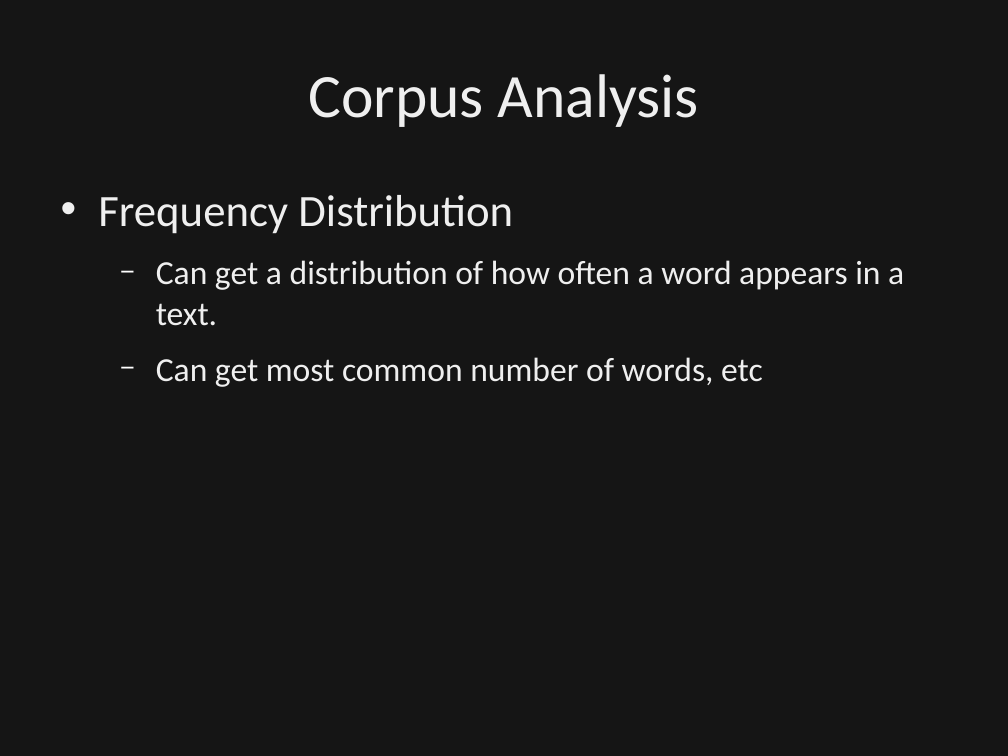
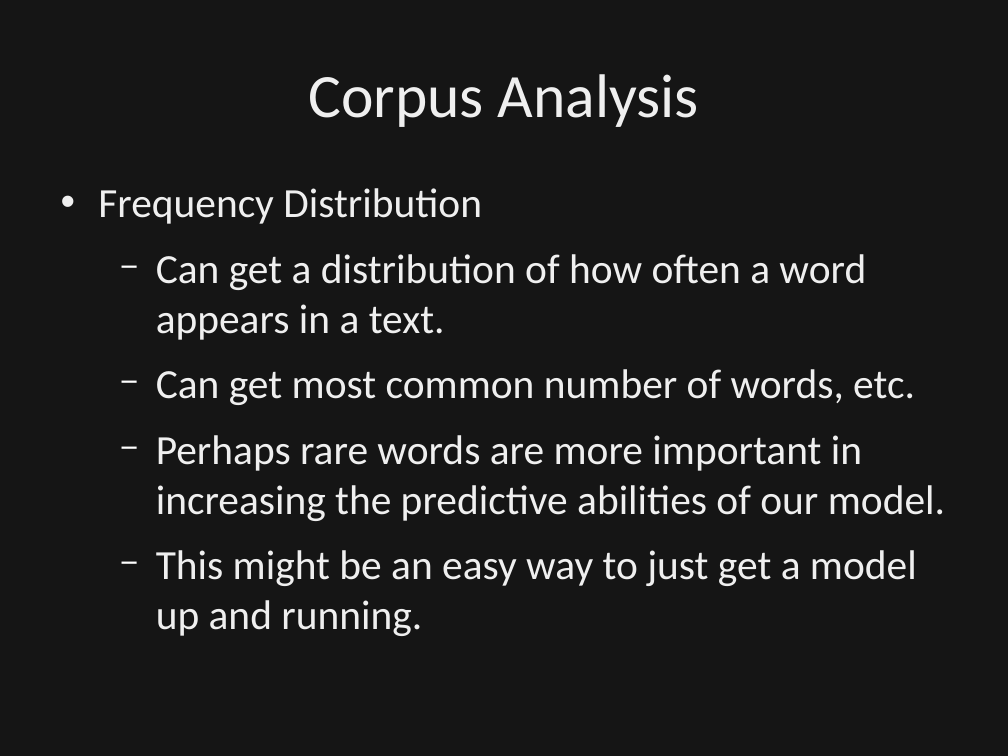
Before and after one commit to dbowmans46/PracticalProgramming, a slide deck: slide 52 of Session 7 - Python/Instructional Material/Session 7 - Python Brief Intro to NLP.odp (slide 51 before the commit). Drawn at 1008x756 pixels with LibreOffice and Linux fonts; fonts in the diff are those of the drawing; background and template pictures are left out; a plain dark background stands for a picture behind light text. Boxes give left, top, right and bottom in pixels: in the first picture for what was removed or moved away, otherwise in the second. Text is boxed around its words. In the diff, an @@ line names an element or a change of style, - is before the commit and + after.

Commit message:
Added layout for corpus analysis.  Added slides to clarify bag of words scoring, slides that describe Word2Vec, and slides that describe GloVe.  Noralized styling of slides and added references for word embedding.

```diff
--- a/Session 7 - Python/Instructional Material/Session 7 - Python Brief Intro to NLP.odp
+++ b/Session 7 - Python/Instructional Material/Session 7 - Python Brief Intro to NLP.odp
@@ text at [98,188,866,340]: size 32 to 29.6 pt in "Frequency Distribution"; size 24 to 29.6 pt in "Can get a distribution of how often ..."; line spacing 1 to 0.9 @@
@@ text at [156,369,945,636]: text changed; size 24 to 29.6 pt @@
-  − Can get most common number of words, etc
+  − Can get most common number of words, etc.
+  − Perhaps rare words are more important in increasing the predictive abilities of our model.
+  − This might be an easy way to just get a model up and running.
```
Also in this commit, not shown: 8 other slides changed, 5 slides added, 1 other file.
